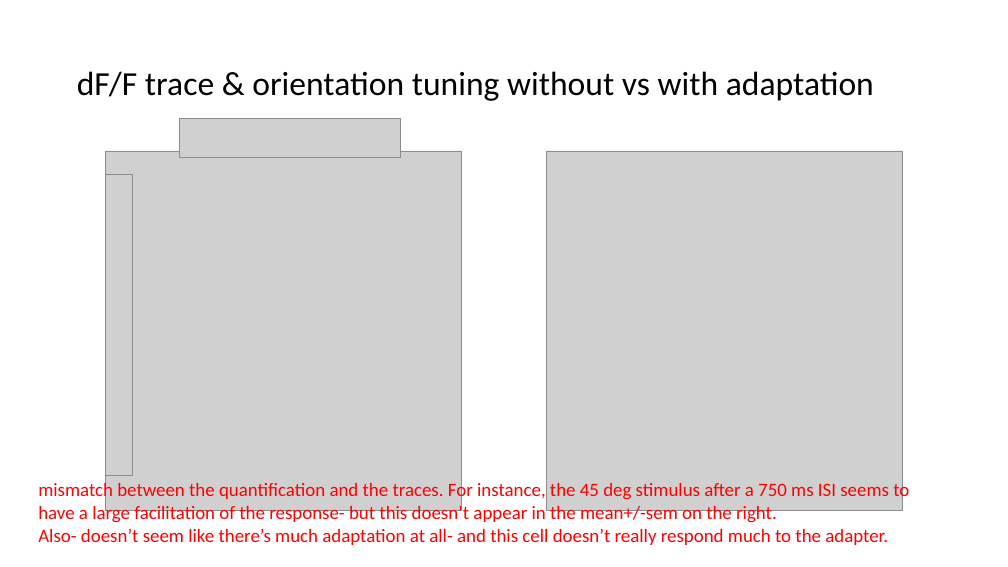
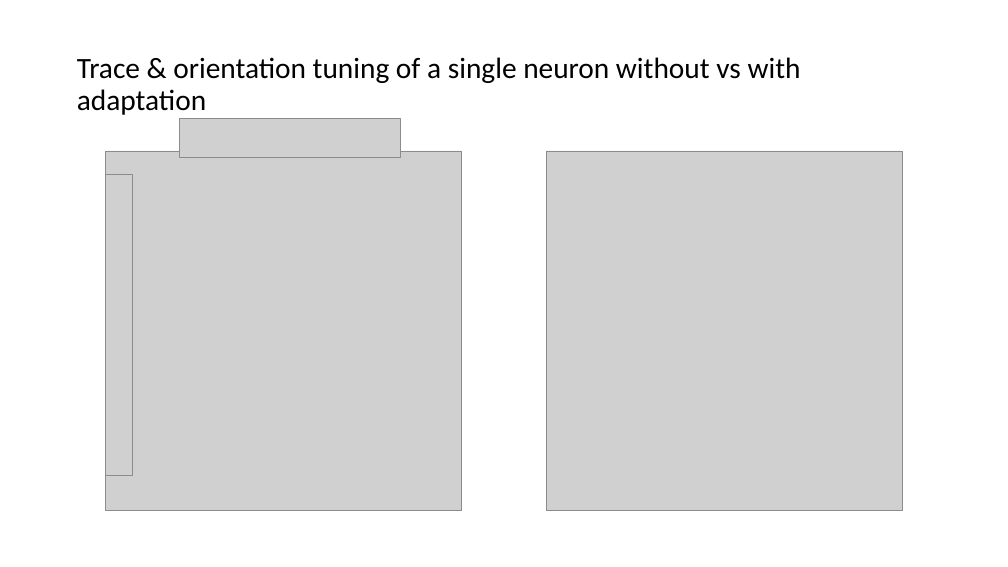
Before and after one commit to lanluo9/inter, a slide deck: slide 5 of code/Jin2020/200903_LL.pptx. Drawn at 1008x567 pixels with LibreOffice and Linux fonts; fonts in the diff are those of the drawing; grey boxes stand for pictures. Boxes give left, top, right and bottom in pixels: in the first picture for what was removed or moved away, otherwise in the second. Text is boxed around its words. In the diff, an @@ line names an element or a change of style, - is before the commit and + after.

```diff
--- a/code/Jin2020/200903_LL.pptx
+++ b/code/Jin2020/200903_LL.pptx
@@ title at (x1=77, y1=57, x2=801, y2=115): text changed; size 32 to 28 pt @@
-dF/F trace & orientation tuning without vs with adaptation
+Trace & orientation tuning of a single neuron without vs with adaptation
@@ text removed at (x1=38, y1=481, x2=909, y2=545) @@
-mismatch between the quantification and the traces. For instance, the 45 deg stimulus after a 750 ms ISI seems to
-have a large facilitation of the response- but this doesn’t appear in the mean+/-sem on the right.
-Also- doesn’t seem like there’s much adaptation at all- and this cell doesn’t really respond much to the adapter.
```
Also in this commit, not shown: 11 other slides changed, 3 slides added, 46 other files.
